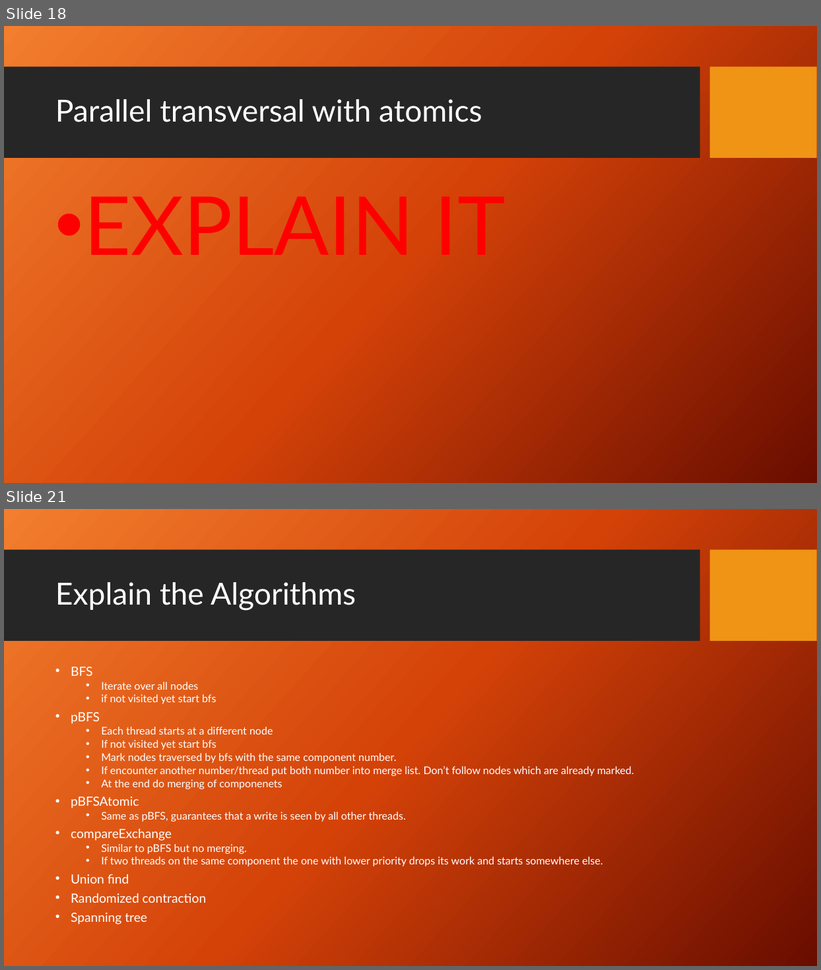
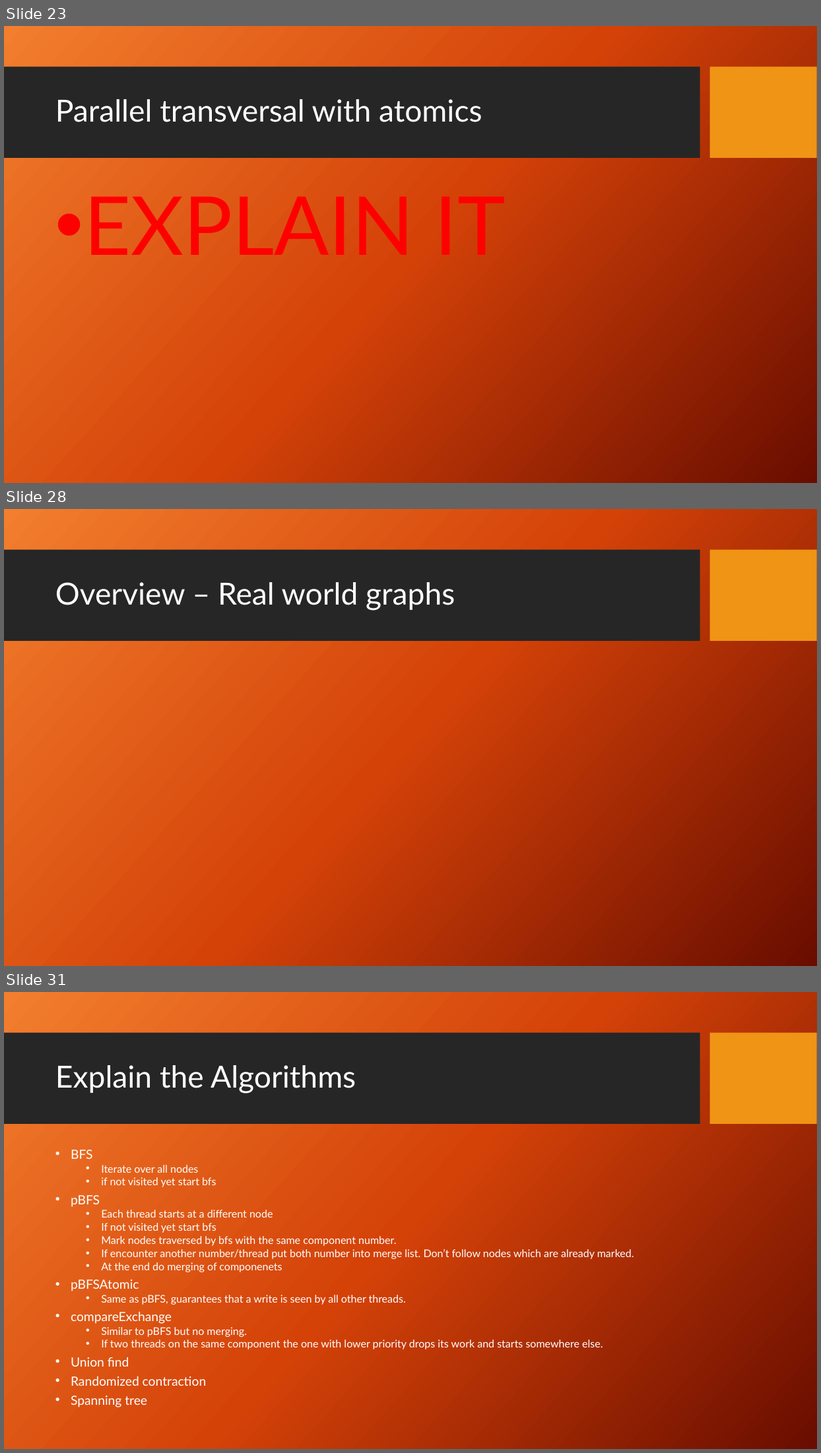
Before and after one commit to Aphlax/Parallelepipeds, a slide deck: FinalPresentation_Parallel Connected Components.pptx. Shown one above the other, each under a label of ours: slides 18 and 21 before the commit, slides 23, 28 and 31 after it; the slides between them are not shown. The pictures are 821x970 and 821x1453 pixels, drawn with LibreOffice and Linux fonts; fonts in the diff are those of the drawing; background and template pictures are left out. Boxes give left, top, right and bottom in pixels: in the first picture for what was removed or moved away, otherwise in the second. Text is boxed around its words. In the diff, an @@ line names an element or a change of style, - is before the commit and + after.

```diff
--- a/FinalPresentation_Parallel Connected Components.pptx
+++ b/FinalPresentation_Parallel Connected Components.pptx
@@ slide 28 added at <box>4,509,817,966</box>, background picture (left out); not listed: 2 template elements that a slide beside it also shows @@
@@ title added at <box>55,582,455,611</box>, 36 pt, text #FFFFFF @@
+Overview – Real world graphs
@@ what was slide 18 is now slide 23 @@
@@ what was slide 21 is now slide 31 @@
```
Also in this commit, not shown: 5 slides changed, 10 other slides added, 3 slides removed.
